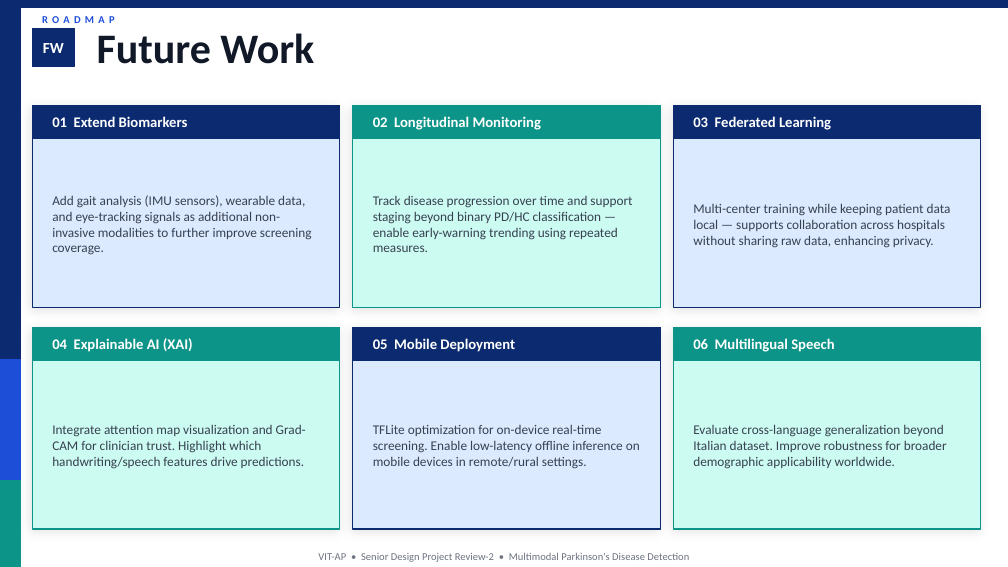
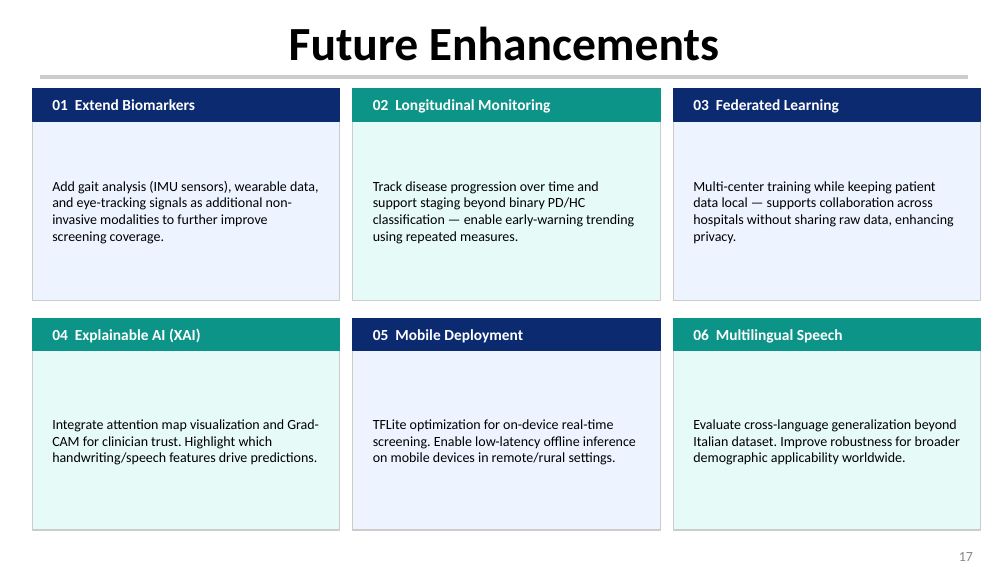
Before and after one commit to Tvenkatathanuj/SDP, a slide deck: slide 17 of review-2.pptx. Drawn at 1008x567 pixels with LibreOffice and Linux fonts; fonts in the diff are those of the drawing. Boxes give left, top, right and bottom in pixels: in the first picture for what was removed or moved away, otherwise in the second. Text is boxed around its words. In the diff, an @@ line names an element or a change of style, - is before the commit and + after.

```diff
--- a/review-2.pptx
+++ b/review-2.pptx
@@ rectangle removed at (0,7,20,360) @@
@@ text removed at (32,10,335,28) @@
-ROADMAP
@@ rectangle removed at (32,28,75,67) @@
@@ text at (289,26,719,61): text changed; size 30 to 34 pt; text colour #111827 to #000000 @@
-Future Work
+Future Enhancements
@@ text removed at (43,43,64,53) @@
-FW
@@ fill #DBEAFE to #EEF4FF; outline #0B2A6F 1 pt to #CCCCCC 1 pt; shadow off in 3 elements at (353,319,660,530), (673,89,981,300), (32,89,340,300) @@
@@ rectangle: place and size @@
-rectangle at (32,106,340,307)
+rectangle at (32,89,340,300)
@@ rectangle: place and size @@
-rectangle at (0,0,1008,7)
+rectangle at (40,76,968,79)
@@ rectangle at (40,76,968,79): fill #0B2A6F to #CCCCCC; outline #0B2A6F 1 pt to #CCCCCC 1 pt @@
@@ fill #CCFBF1 to #E6FAF8; outline #0D9488 1 pt to #CCCCCC 1 pt; shadow off in 3 elements at (32,319,340,530), (673,319,981,530), (353,89,660,300) @@
@@ rectangle: place and size @@
-rectangle at (353,106,660,307)
+rectangle at (353,89,660,300)
@@ 3 texts, 3 rectangles: place and size @@
-3 texts, 3 rectangles at (32,106,981,138)
+3 texts, 3 rectangles at (32,89,981,121)
@@ rectangle: place and size @@
-rectangle at (673,106,981,307)
+rectangle at (673,89,981,300)
@@ size 10.5 to 11 pt in 6 elements at (52,328,201,343), (373,329,523,343), (693,329,843,343), (52,99,195,110), (373,99,550,113), (693,99,839,113) @@
@@ text "Add gait analysis (IMU sensors), ...": place and size @@
-text "Add gait analysis (IMU sensors), ..." at (52,195,312,255)
+text "Add gait analysis (IMU sensors), ..." at (52,181,319,244)
@@ text "Track disease progression over time ...": place and size @@
-text "Track disease progression over time ..." at (373,196,632,252)
+text "Track disease progression over time ..." at (373,181,634,244)
@@ size 9.5 to 10 pt, text colour #374151 to #000000 in 6 elements at (52,419,319,465), (373,419,636,465), (693,419,960,465), (52,181,319,244), (373,181,634,244), (693,181,954,244) @@
@@ text "Multi-center training while keeping patient ...": place and size @@
-text "Multi-center training while keeping patient ..." at (693,203,951,248)
+text "Multi-center training while keeping patient ..." at (693,181,954,244)
@@ rectangle: place and size @@
-rectangle at (32,328,340,529)
+rectangle at (32,319,340,530)
@@ rectangle: place and size @@
-rectangle at (353,328,660,529)
+rectangle at (353,319,660,530)
@@ 3 texts, 3 rectangles: place and size @@
-3 texts, 3 rectangles at (32,328,981,360)
+3 texts, 3 rectangles at (32,319,981,351)
@@ rectangle: place and size @@
-rectangle at (673,328,981,529)
+rectangle at (673,319,981,530)
@@ rectangle removed at (0,360,20,481) @@
@@ rectangle removed at (0,481,20,566) @@
@@ text removed at (318,553,689,562) @@
-VIT-AP • Senior Design Project Review-2 • Multimodal Parkinson's Disease Detection
@@ text added at (959,552,973,561), 10 pt, text #888888 @@
+17
```
Also in this commit, not shown: 18 other slides changed, 1 slide added, 27 other files.
